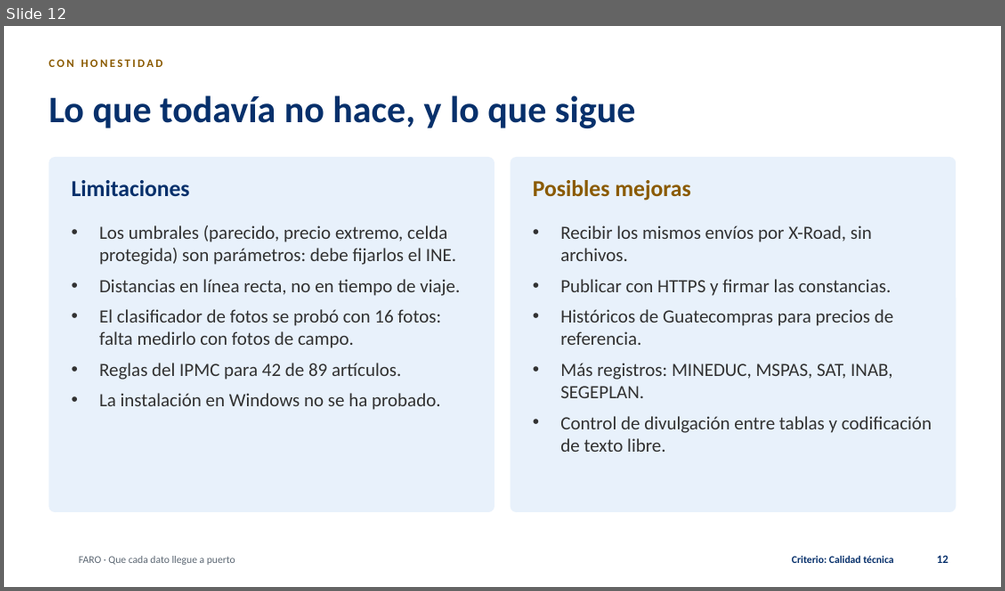
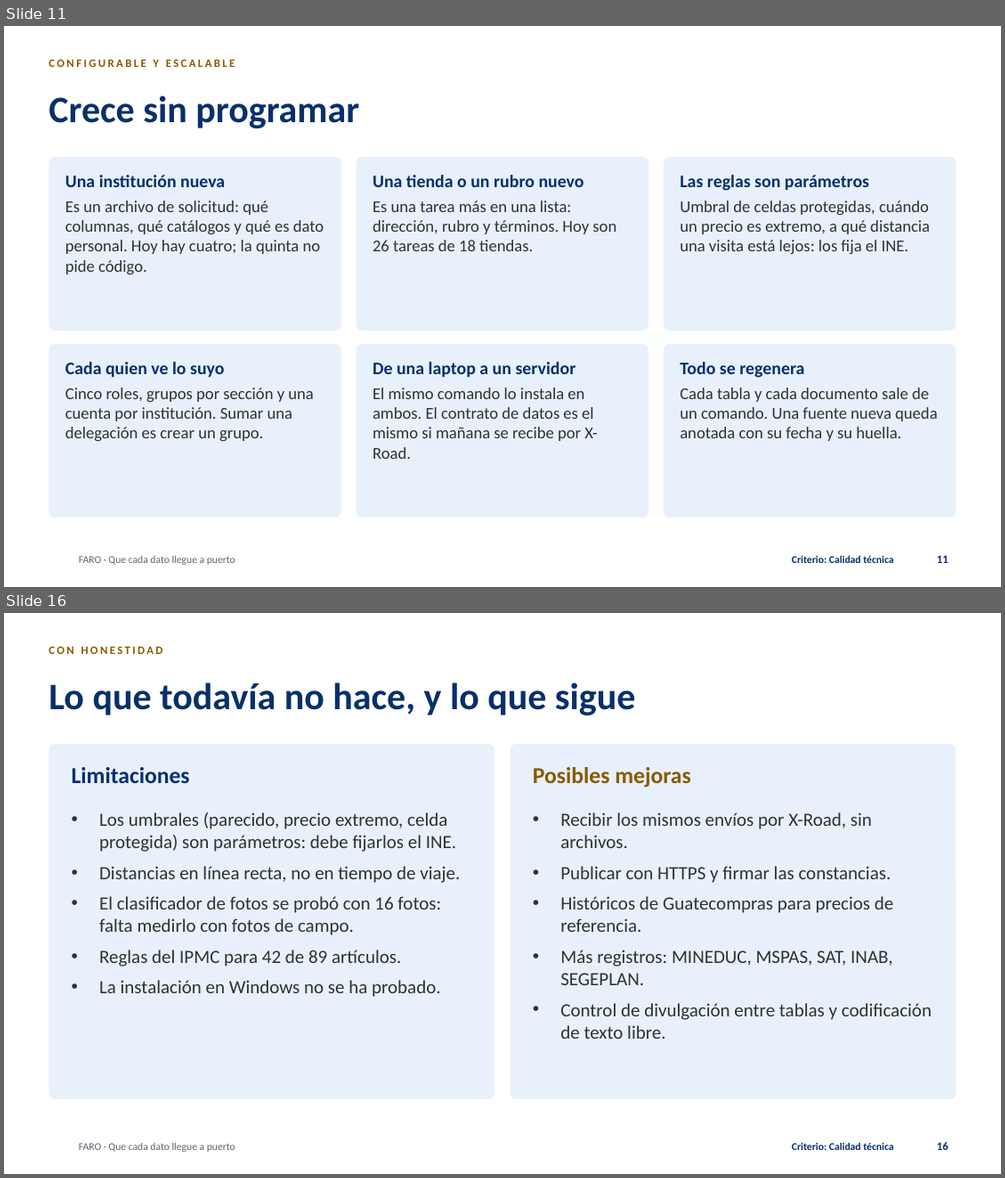
Before and after one commit to tono88/faro-ine-2026, a slide deck: entregables/FARO-presentacion.pptx. Shown one above the other, each under a label of ours: slide 12 before the commit, slides 11 and 16 after it; the slides between them are not shown. The pictures are 1005x591 and 1005x1178 pixels, drawn with LibreOffice and Linux fonts; fonts in the diff are those of the drawing; background and template pictures are left out. Boxes give left, top, right and bottom in pixels: in the first picture for what was removed or moved away, otherwise in the second. Text is boxed around its words. In the diff, an @@ line names an element or a change of style, - is before the commit and + after.

```diff
--- a/entregables/FARO-presentacion.pptx
+++ b/entregables/FARO-presentacion.pptx
@@ slide 11 added at (x1=4, y1=26, x2=1001, y2=587), background #FFFFFF; not listed: 1 template element that a slide beside it also shows @@
@@ text added at (x1=48, y1=59, x2=235, y2=67), 11 pt, text #8A5A00, bold @@
+CONFIGURABLE Y ESCALABLE
@@ title added at (x1=48, y1=95, x2=359, y2=128), 36 pt, text #07306B, bold @@
+Crece sin programar
@@ rounded rectangle added at (x1=48, y1=157, x2=341, y2=330), fill #E8F1FB @@
@@ rounded rectangle added at (x1=356, y1=157, x2=648, y2=330), fill #E8F1FB @@
@@ rounded rectangle added at (x1=663, y1=157, x2=956, y2=330), fill #E8F1FB @@
@@ text added at (x1=65, y1=175, x2=324, y2=274), 16 pt, text #313131 @@
+Una institución nueva
+Es un archivo de solicitud: qué columnas, qué catálogos y qué es dato personal. Hoy hay cuatro; la quinta no pide código.
@@ text added at (x1=372, y1=175, x2=616, y2=251), 16 pt, text #313131 @@
+Una tienda o un rubro nuevo
+Es una tarea más en una lista: dirección, rubro y términos. Hoy son 26 tareas de 18 tiendas.
@@ text added at (x1=680, y1=175, x2=930, y2=254), 16 pt, text #313131 @@
+Las reglas son parámetros
+Umbral de celdas protegidas, cuándo un precio es extremo, a qué distancia una visita está lejos: los fija el INE.
@@ rounded rectangle added at (x1=48, y1=344, x2=341, y2=517), fill #E8F1FB @@
@@ rounded rectangle added at (x1=356, y1=344, x2=648, y2=517), fill #E8F1FB @@
@@ rounded rectangle added at (x1=663, y1=344, x2=956, y2=517), fill #E8F1FB @@
@@ text added at (x1=65, y1=362, x2=313, y2=441), 16 pt, text #313131 @@
+Cada quien ve lo suyo
+Cinco roles, grupos por sección y una cuenta por institución. Sumar una delegación es crear un grupo.
@@ text added at (x1=372, y1=362, x2=598, y2=459), 16 pt, text #313131 @@
+De una laptop a un servidor
+El mismo comando lo instala en ambos. El contrato de datos es el mismo si mañana se recibe por X-Road.
@@ text added at (x1=680, y1=362, x2=937, y2=441), 16 pt, text #313131 @@
+Todo se regenera
+Cada tabla y cada documento sale de un comando. Una fuente nueva queda anotada con su fecha y su huella.
@@ text added at (x1=792, y1=555, x2=893, y2=563), 10 pt, text #07306B, bold @@
+Criterio: Calidad técnica
@@ page number added at (x1=937, y1=555, x2=948, y2=563), 11 pt, text #07306B, bold @@
+11
@@ what was slide 12 is now slide 16 @@
@@ page number at (x1=937, y1=1142, x2=948, y2=1150): text changed @@
-12
+16
```
Also in this commit, not shown: 9 slides changed, 2 other slides added, 22 other files.
